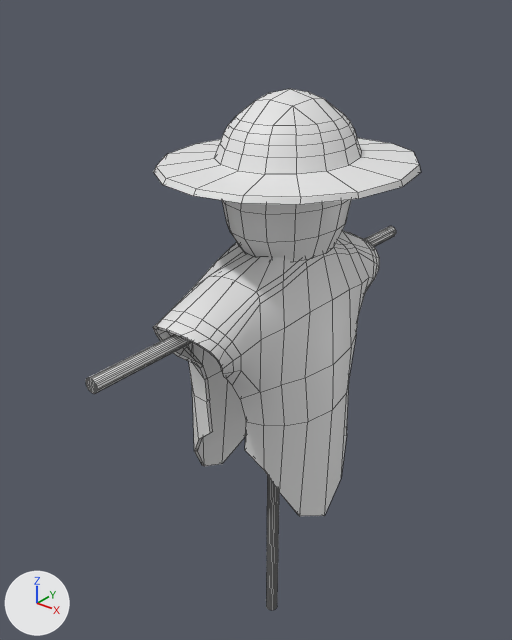
The FBX model Assets/3DModels/Espantapajaros/Espantapajaros_Model_Main_001.fbx: old version first, new version second.
Both versions are drawn from a camera (50 mm lens) standing at (0.3, -0.4, 0.55) and looking at (-0.021, 0.002, 0.301). Arrows for +X, +Y and +Z are at lower left; the lights stay in place. Mesh edges are drawn as thin lines.
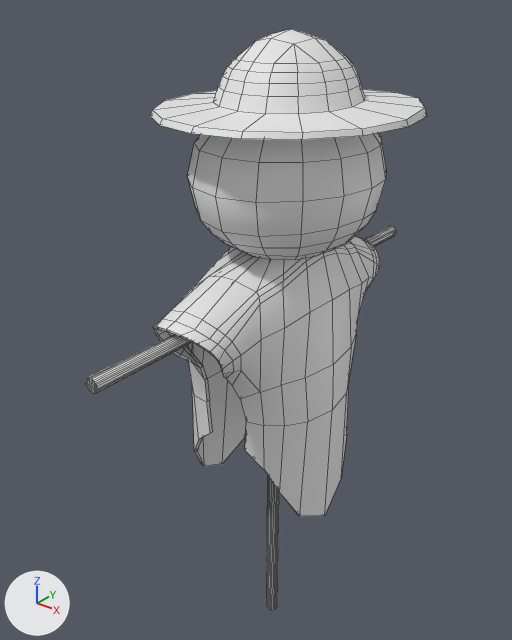
Edits to the scene script, one JSON object a line:
```json
{"block": "me_cube_001", "where": "# used by ob_cube; location = (0.0, 0.0, 0.0)"}
{"op": "remove", "block": "me_cube_001", "code": "me_cube_001.from_pydata(...)  # 871 vertices, 848 faces; spans x -0.079..0.098, y -0.18..0.18, z 0.0..0.482"}
{"op": "add", "block": "me_cube_001", "code": "me_cube_001.from_pydata(...)  # 903 vertices, 880 faces; spans x -0.079..0.098, y -0.18..0.18, z 0.0..0.519"}
{"block": "me_cube_001", "change": "me_cube_001 part 1: the loose piece of 170 vertices spanning x -0.079..0.098, y -0.097..0.097, z 0.431..0.482 is moved by (0.0, 0.0, 0.037)"}
{"block": "me_cube_001", "change": "me_cube_001 part 2: the loose piece of 115 vertices spanning x -0.036..0.055, y -0.053..0.053, z 0.364..0.462 is rebuilt with 147 vertices and now spans x -0.058..0.077, y -0.077..0.077, z 0.371..0.485"}
```

Changed parts and their boxes (x1, y1, x2, y2) in the pictures (512 x 640 px; the box of a moved part takes in the faces that stretch with it):
```json
{"object": "Cube", "change": "reshaped", "before": [86, 89, 421, 610], "after": [86, 29, 427, 610], "on screen": "11% taller"}
{"part": 1, "of": "me_cube_001", "change": "moved or reshaped", "before": [154, 89, 421, 205], "after": [150, 29, 427, 140]}
{"part": 2, "of": "me_cube_001", "change": "rebuilt", "before": [222, 200, 351, 261], "after": [188, 133, 386, 260]}
```
